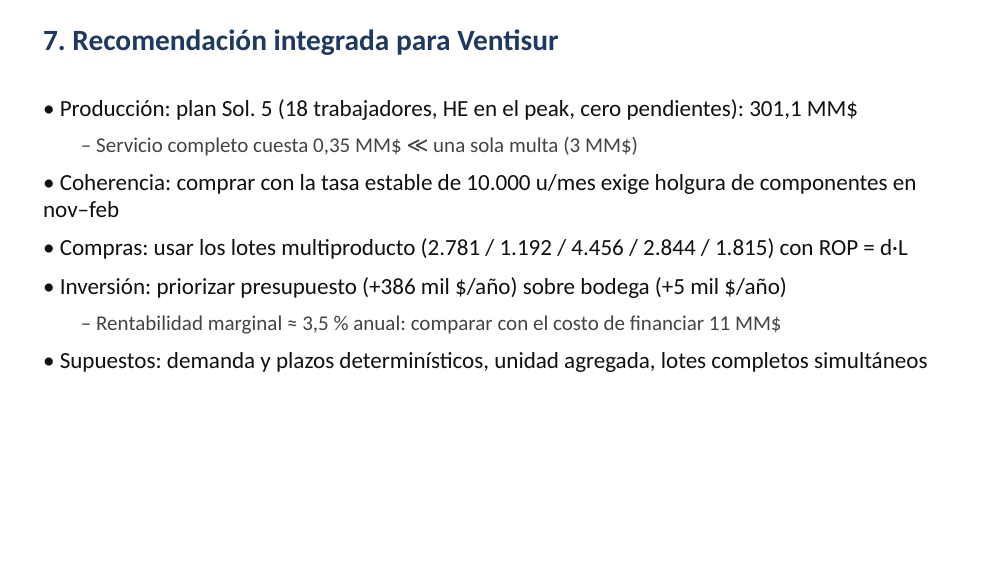
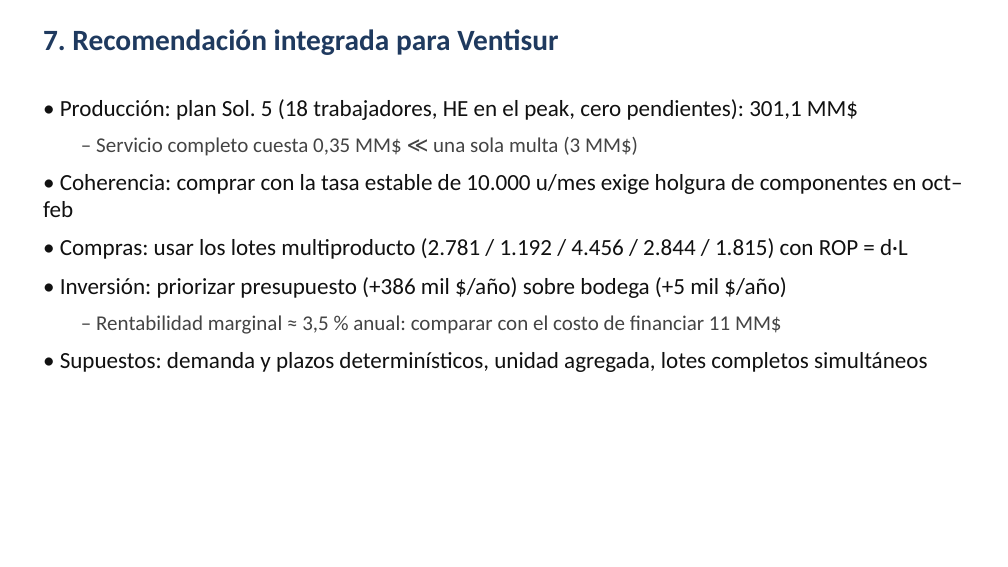
Before and after one commit to cdevidts/GDO-proyecto, a slide deck: slide 8 of proyecto/04_presentacion/Presentacion_Ventisur.pptx. Drawn at 1008x567 pixels with LibreOffice and Linux fonts; fonts in the diff are those of the drawing. Boxes give left, top, right and bottom in pixels: in the first picture for what was removed or moved away, otherwise in the second. Text is boxed around its words. In the diff, an @@ line names an element or a change of style, - is before the commit and + after.

```diff
--- a/proyecto/04_presentacion/Presentacion_Ventisur.pptx
+++ b/proyecto/04_presentacion/Presentacion_Ventisur.pptx
@@ text at <box>43,174,963,217</box>: text changed @@
-• Coherencia: comprar con la tasa estable de 10.000 u/mes exige holgura de componentes en nov–feb
+• Coherencia: comprar con la tasa estable de 10.000 u/mes exige holgura de componentes en oct–feb
```
Also in this commit, not shown: 1 other slide changed, 6 other files.
